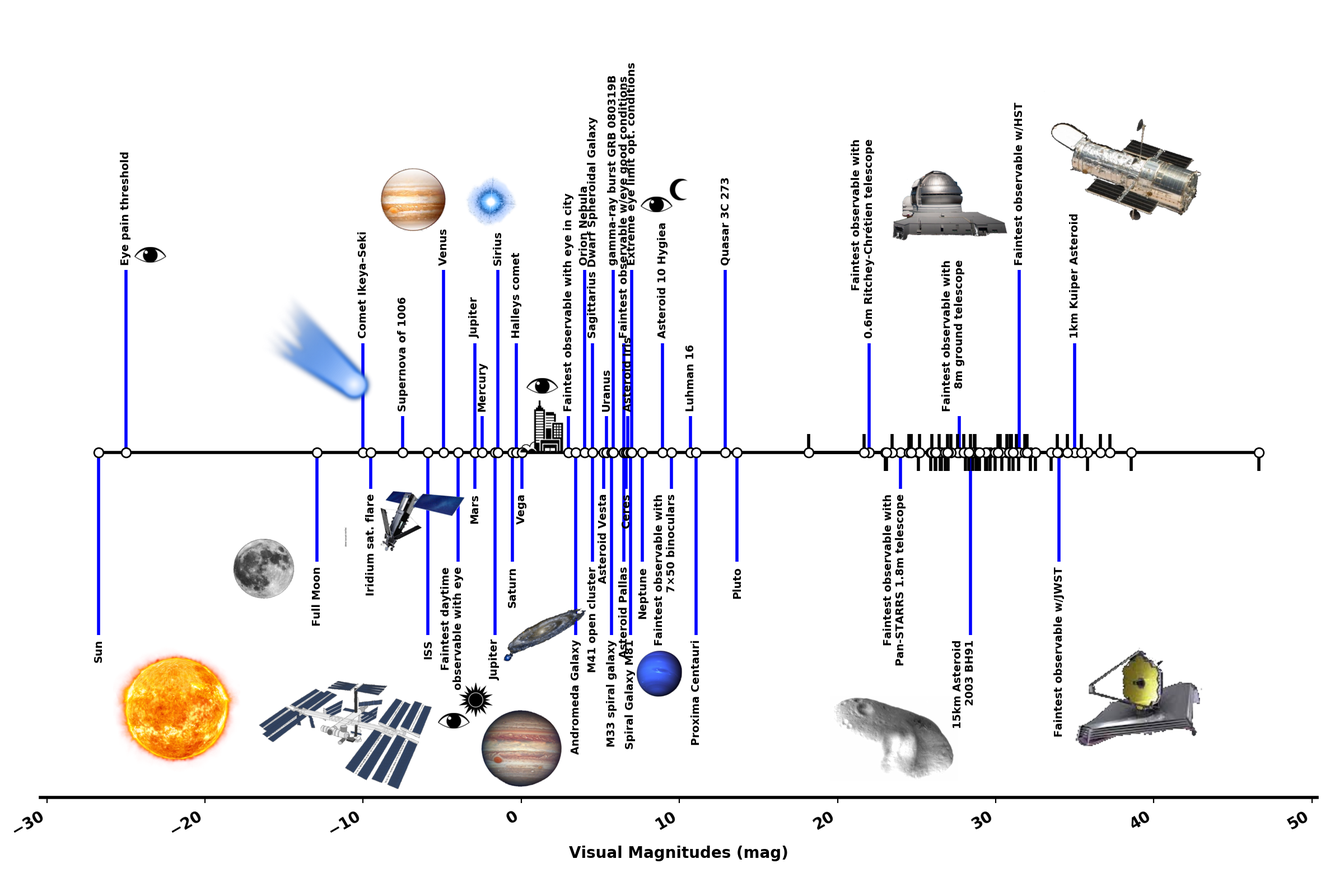
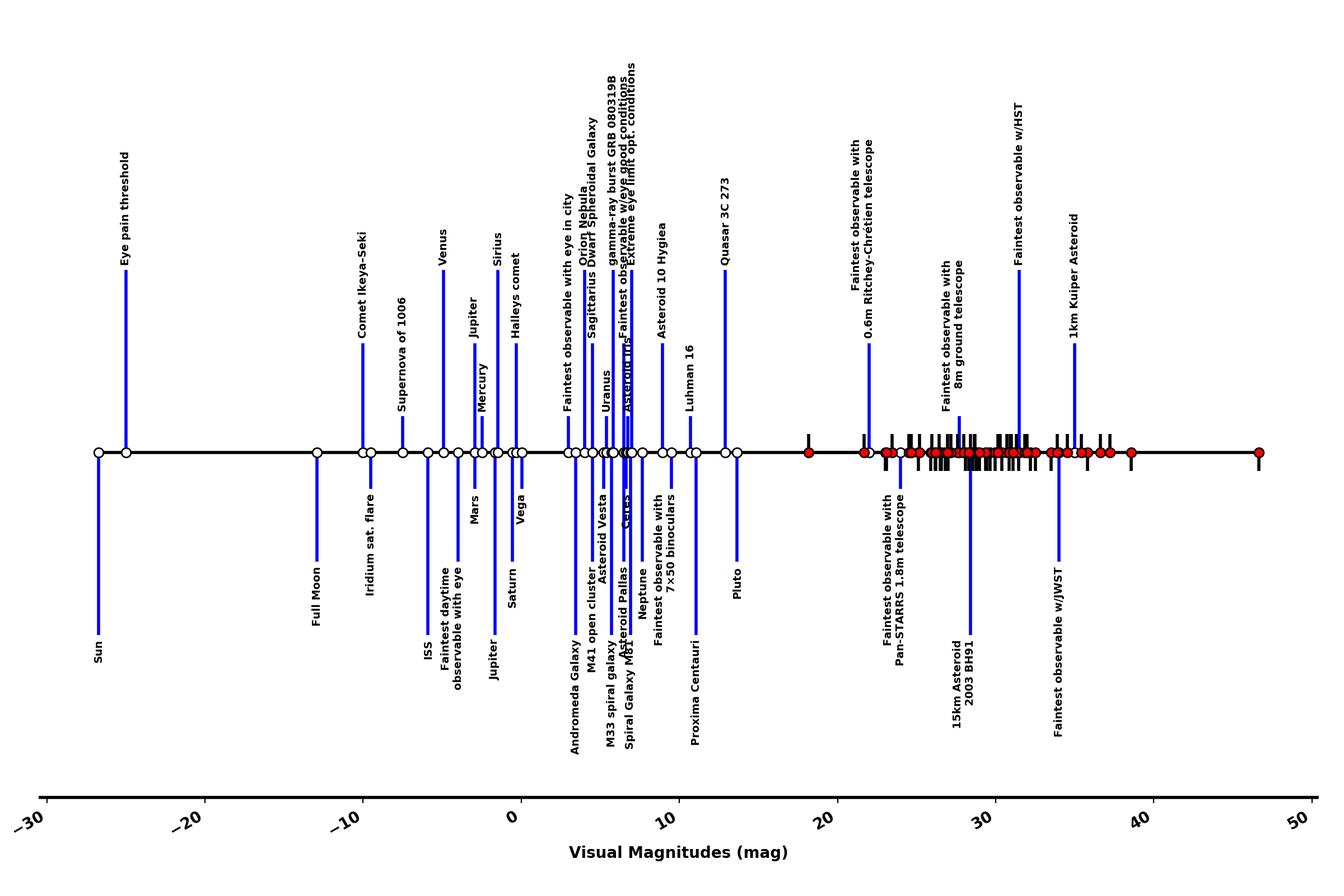
The second w=1344, h=896 image is a revision of the first. Changes to its layers:
removed layer "Iridium" over (380, 490, 465, 551)
removed layer "AndromedaGalaxy" over (503, 607, 587, 662)
removed layer "ISS" over (258, 680, 433, 789)
removed layer "Comet" over (265, 296, 374, 405)
removed layer "Venus" over (380, 167, 447, 232)
removed layer "neptune" over (635, 650, 682, 697)
removed layer "asteroid" over (832, 696, 954, 780)
removed layer "full moon" over (232, 526, 348, 599)
removed layer "eye4moon" over (668, 178, 688, 201)
removed layer "eye4" over (640, 196, 673, 213)
removed layer "eye3city" over (520, 400, 564, 453)
removed layer "eye3" over (526, 377, 559, 394)
removed layer "eye2sun" over (458, 681, 494, 718)
removed layer "eye2" over (437, 712, 470, 729)
removed layer "eye1" over (134, 246, 167, 263)
removed layer "Sirius" over (464, 175, 518, 228)
removed layer "Jupiter" over (480, 709, 563, 787)
removed layer "Hubble" over (1050, 118, 1201, 221)
removed layer "JWST" over (1074, 647, 1202, 751)
removed layer "Sun" over (113, 647, 241, 771)
removed layer "GPI" over (891, 90, 1045, 241)
painted on "SpaceObjectVmagWIKIwSimulatedEXOPLANET.png" over (804, 448, 1263, 457)
